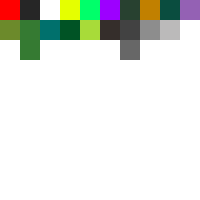
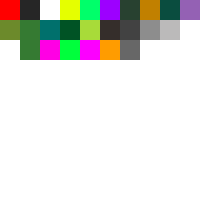
Layer changes from the first 200x200 image to the second:
added layer "矩形 1 拷贝 24" above "矩形 1 拷贝 23" over (x1=100, y1=40, x2=120, y2=60)
added layer "矩形 1 拷贝 23" above "矩形 1 拷贝 25" over (x1=80, y1=40, x2=100, y2=60)
added layer "矩形 1 拷贝 25" above "矩形 1 拷贝 22" over (x1=40, y1=40, x2=60, y2=60)
added layer "矩形 1 拷贝 22" above "矩形 1 拷贝 3" over (x1=60, y1=40, x2=80, y2=60)
